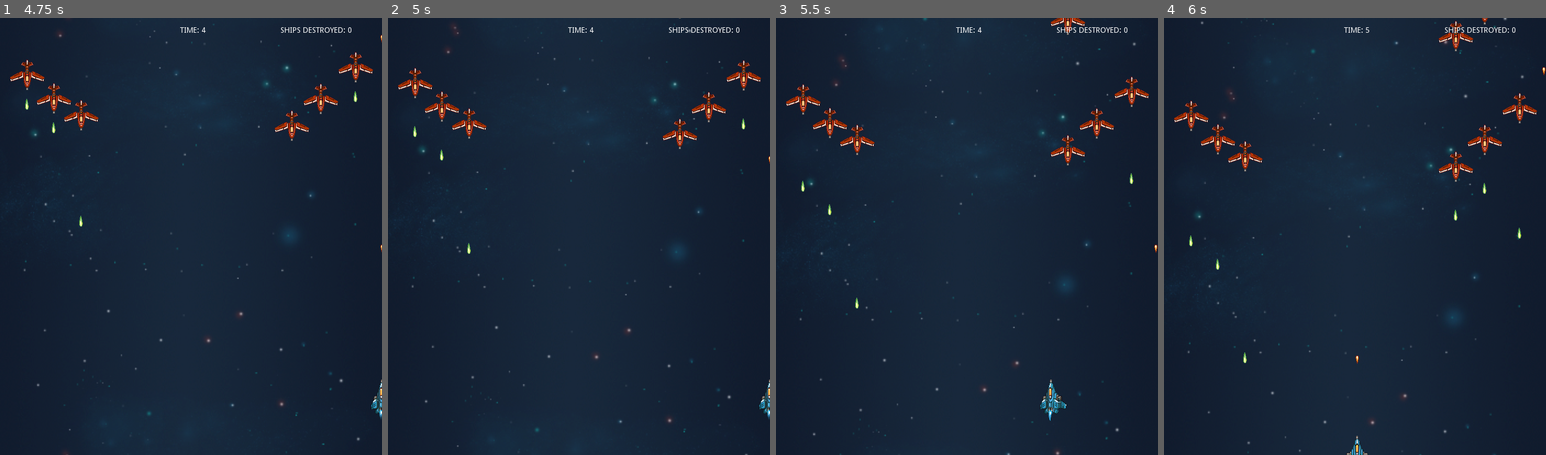
Above: before the commit, frames 1-4 (left to right).
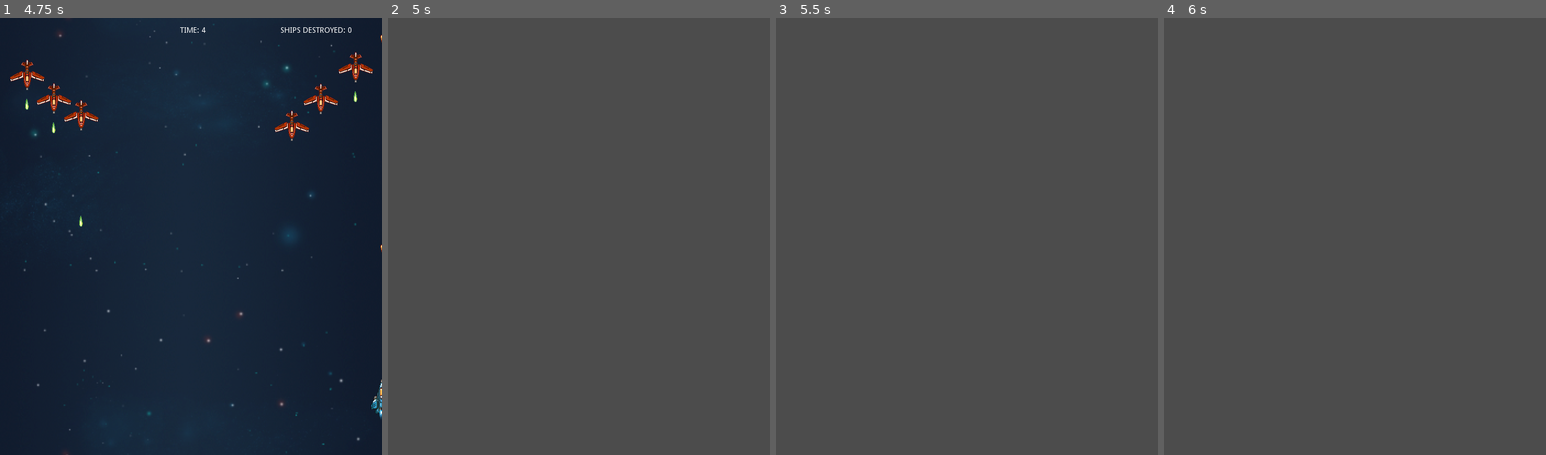
Above: after the commit, the same moments.

Repository: jdibble21/FP-Space-Odyssey
Game: Godot game, scene res://src/Menu.tscn
The game is run twice, just before and just after one commit, with the same random seed, the same clock (stepped at 60 frames per second) and the same inputs.
Inputs (mouse positions are in pixels of both pictures, inside the frame that each line leads up to):
- Up to frame 1 (4.75 s): click "PLAY!" at 0.5 s; move the mouse to (275, 214) at 1.27 s; hold D (move_right) 1.28-2.03 s; click (275, 214) at 1.35 s; move the mouse to (114, 258) at 2.02 s; hold S (move_down) 2.03-2.78 s; click (114, 258) at 2.1 s; move the mouse to (229, 140) at 2.77 s; hold D (move_right) 2.78-3.53 s; click (229, 140) at 2.85 s; move the mouse to (171, 323) at 3.52 s; hold W (move_up) 3.53-4.28 s; click (171, 323) at 3.6 s; move the mouse to (305, 302) at 4.27 s; hold A (move_left) from 4.28 s (still down); click (305, 302) at 4.35 s
- Up to frame 2 (5 s): keep holding A (move_left); tap R (restart) at 4.9 s
- Up to frame 3 (5.5 s): keep holding A (move_left); move the mouse to (852, 170) at 5.02 s; click (852, 170) at 5.1 s
- Up to frame 4 (6 s): move the mouse to (1374, 236) at 5.77 s; release A (move_left) at 5.78 s; hold S (move_down) from 5.78 s (still down); click (1374, 236) at 5.85 s

Frame 1 is identical in both runs. In frame 2, 100% of the frame differs, in the area x 0-100%, y 0-100%; in frame 3, 100%; in frame 4, 100%.

Commit message:
Add restart key in gameplay

Diff:
--- a/project/src/LevelOne/LevelOne.gd
+++ b/project/src/LevelOne/LevelOne.gd
@@ -37,7 +37,10 @@
 	if Input.is_action_pressed("return_to_menu"):
 		queue_free()
 		get_tree().get_root().add_child(_menu_scene.instance())
-	if _HUD.rounded_time >= 6:
+	if Input.is_action_just_pressed("restart"):
+		queue_free()
+		get_tree().reload_current_scene()
+	if _HUD.rounded_time >= 25:
 		_on_time_finished()
 
 
@@ -52,6 +55,7 @@
 
 
 func _on_time_finished():
+	$HUD.set_process(false)
 	$HUD/GameOverLabel.show()
 	$HUD/FinalScoreLabel.show()
 	$HUD/FinalScoreLabel.text = "Total Ships Destroyed: " + str(_ships_destroyed)
--- a/project/src/Player/HUD.tscn
+++ b/project/src/Player/HUD.tscn
@@ -43,7 +43,7 @@
 margin_right = 146.0
 margin_bottom = 15.5
 text = "YOU HAVE BEEN DESTROYED
-Press R to play again or ESC to return to menu"
+Press R to play again or E to return to menu"
 align = 1
 __meta__ = {
 "_edit_use_anchors_": false
